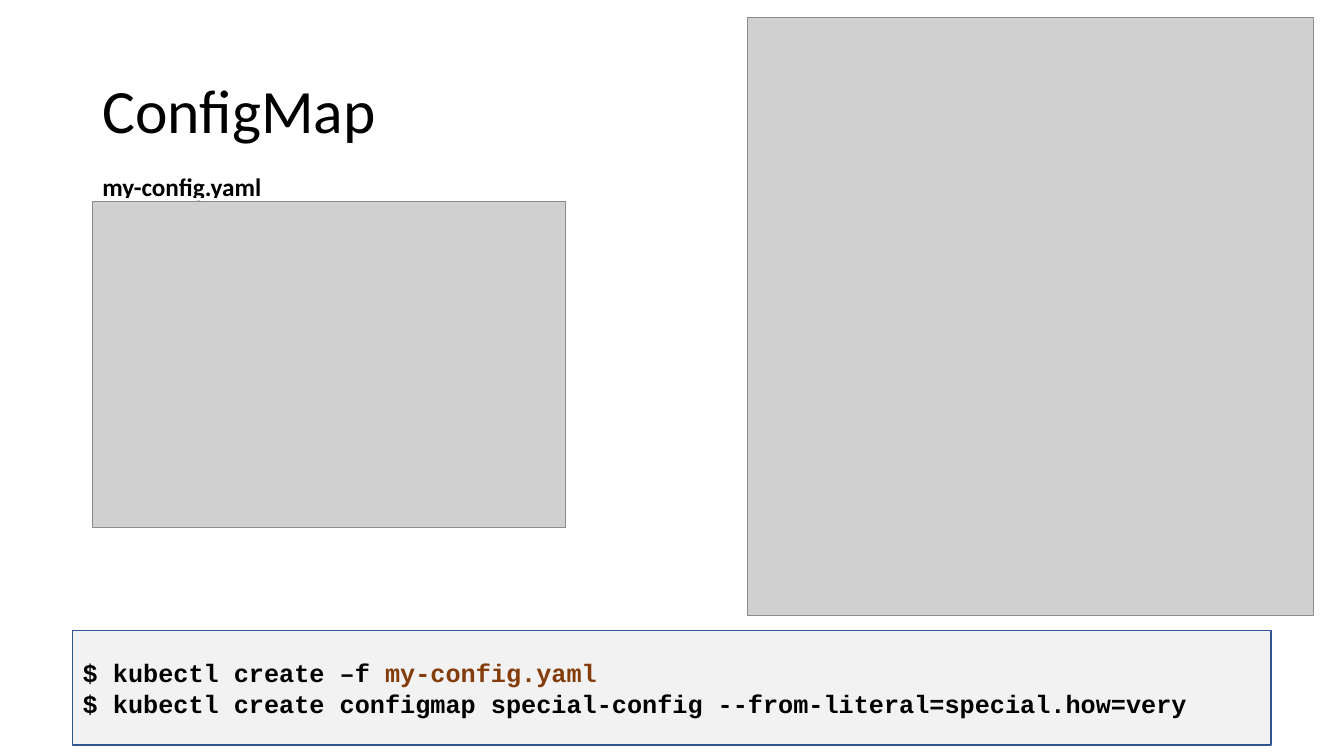
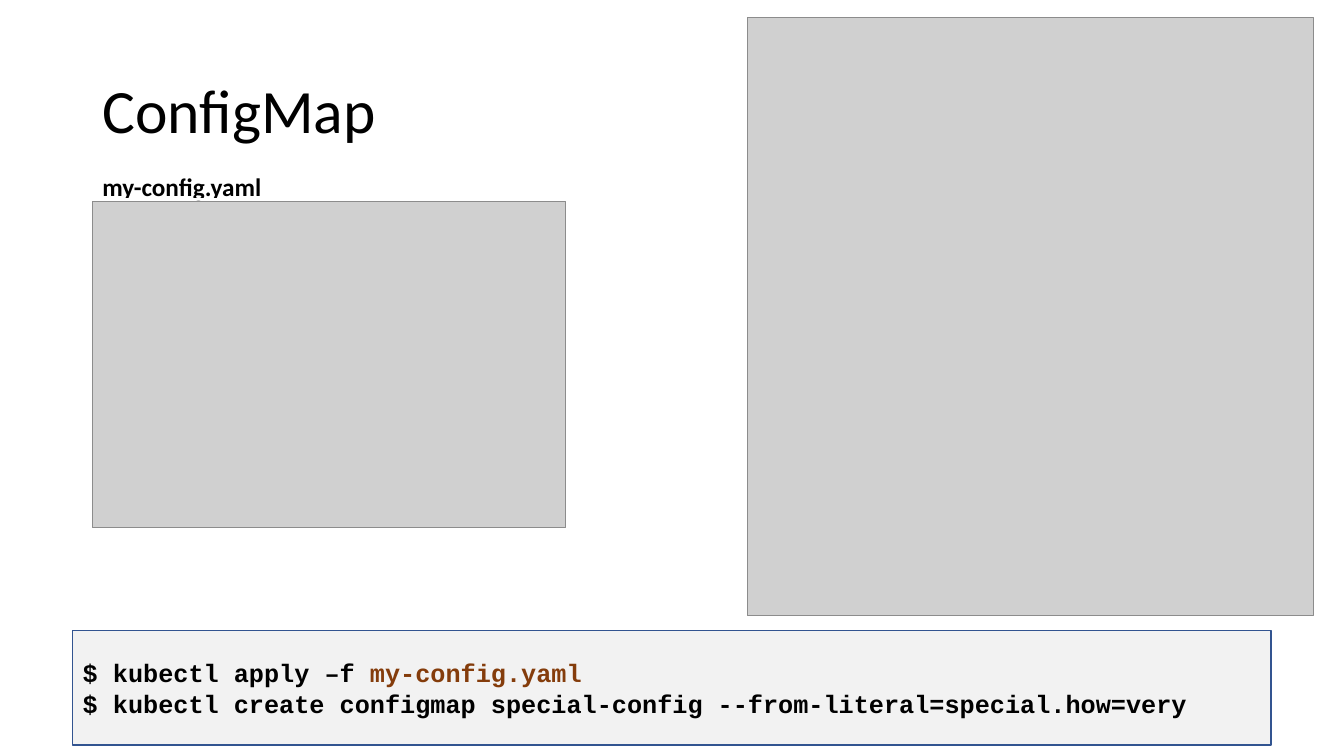
Before and after one commit to eylonmalin/k8s-training, a slide deck: slide 28 of day-3/Using Kubernetes Day 3.pptx. Drawn at 1344x756 pixels with LibreOffice and Linux fonts; fonts in the diff are those of the drawing; grey boxes stand for pictures. Boxes give left, top, right and bottom in pixels: in the first picture for what was removed or moved away, otherwise in the second. Text is boxed around its words. In the diff, an @@ line names an element or a change of style, - is before the commit and + after.

Commit message:
relpace create -f with apply -f in ppt

```diff
--- a/day-3/Using Kubernetes Day 3.pptx
+++ b/day-3/Using Kubernetes Day 3.pptx
@@ text in rectangle at box(113, 664, 582, 688): text changed @@
-$ kubectl create –f my-config.yaml
+$ kubectl apply –f my-config.yaml
```
Also in this commit, not shown: 2 other slides changed, 1 other file.
